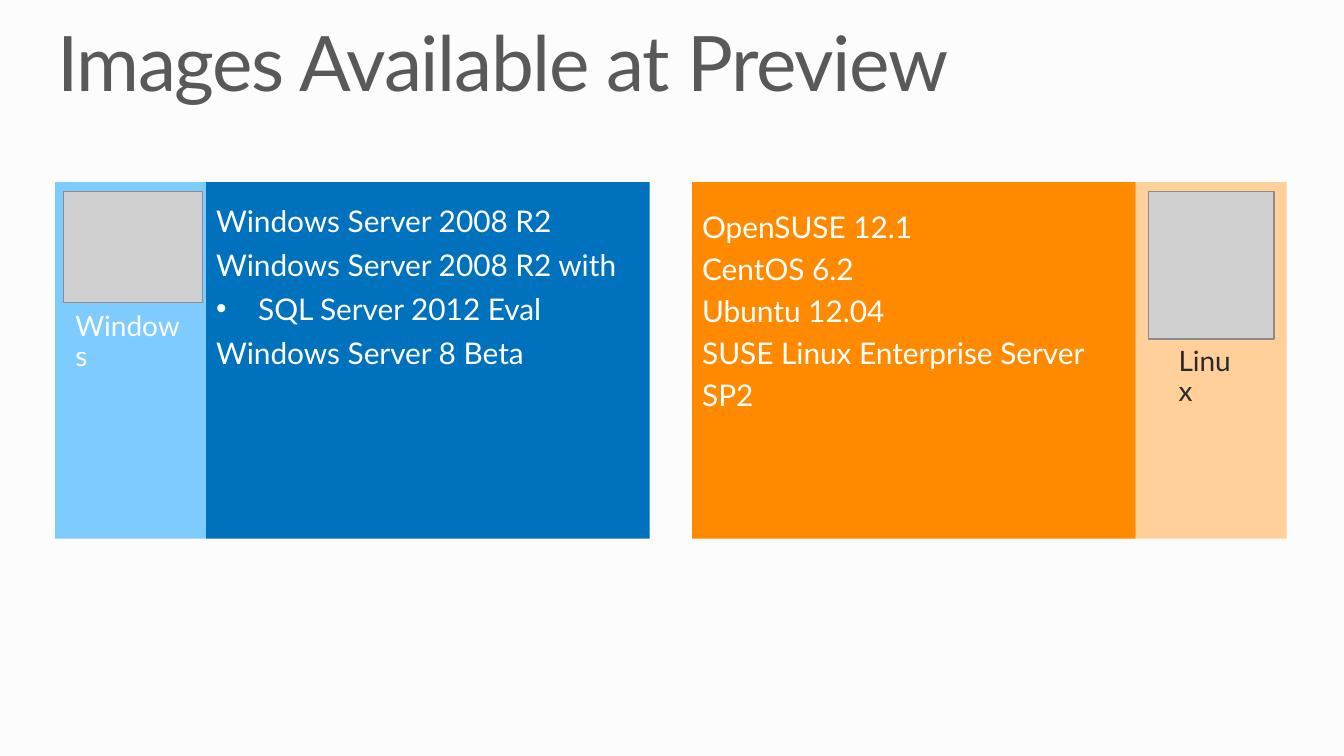
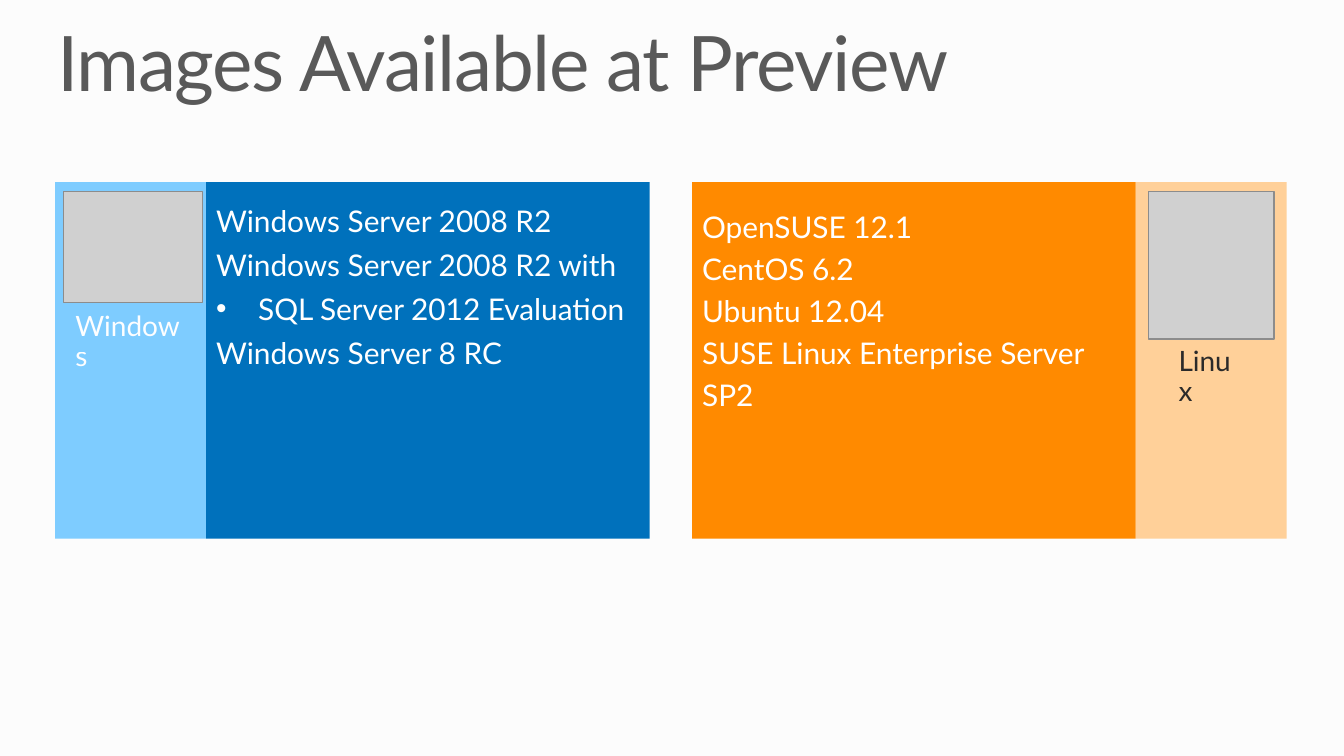
Before and after one commit to mwasham/WATK-Presentations, a slide deck: slide 7 of IaaSOverview/IaaSOverview.pptx. Drawn at 1344x756 pixels with LibreOffice and Linux fonts; fonts in the diff are those of the drawing; grey boxes stand for pictures; background and template pictures are left out. Boxes give left, top, right and bottom in pixels: in the first picture for what was removed or moved away, otherwise in the second. Text is boxed around its words. In the diff, an @@ line names an element or a change of style, - is before the commit and + after.

Commit message:
typo

```diff
--- a/IaaSOverview/IaaSOverview.pptx
+++ b/IaaSOverview/IaaSOverview.pptx
@@ text in rectangle at (216,298,624,365): text changed @@
-• SQL Server 2012 Eval
-Windows Server 8 Beta
+• SQL Server 2012 Evaluation
+Windows Server 8 RC
```
